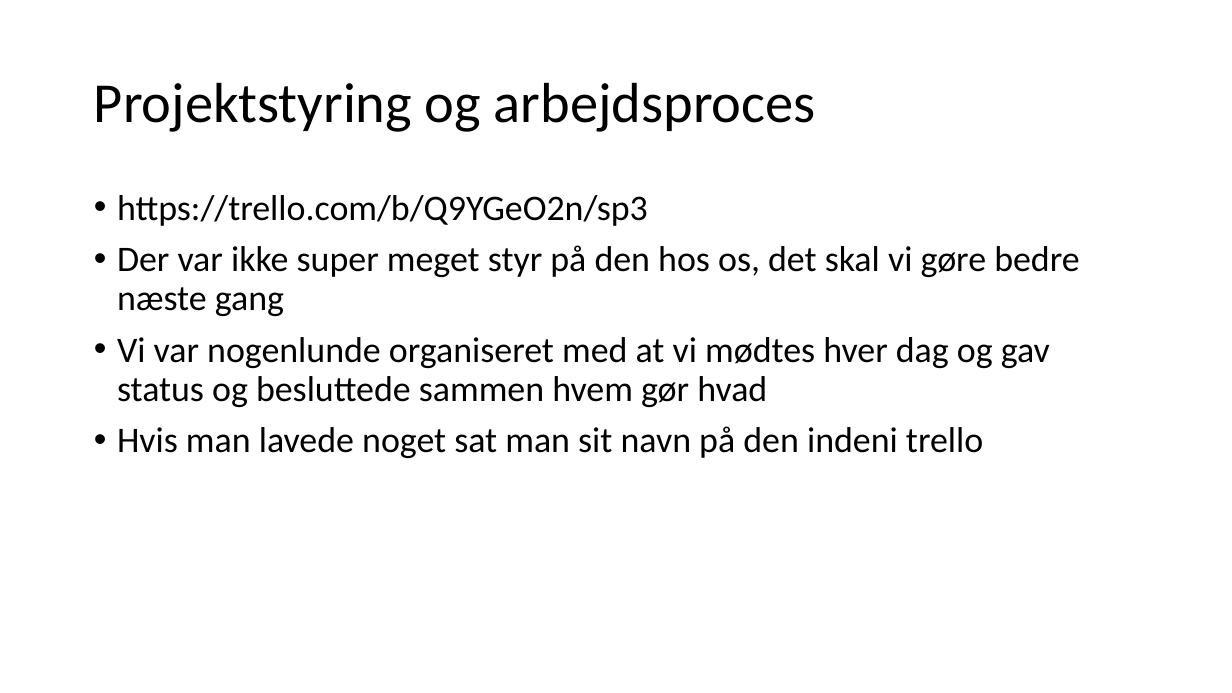
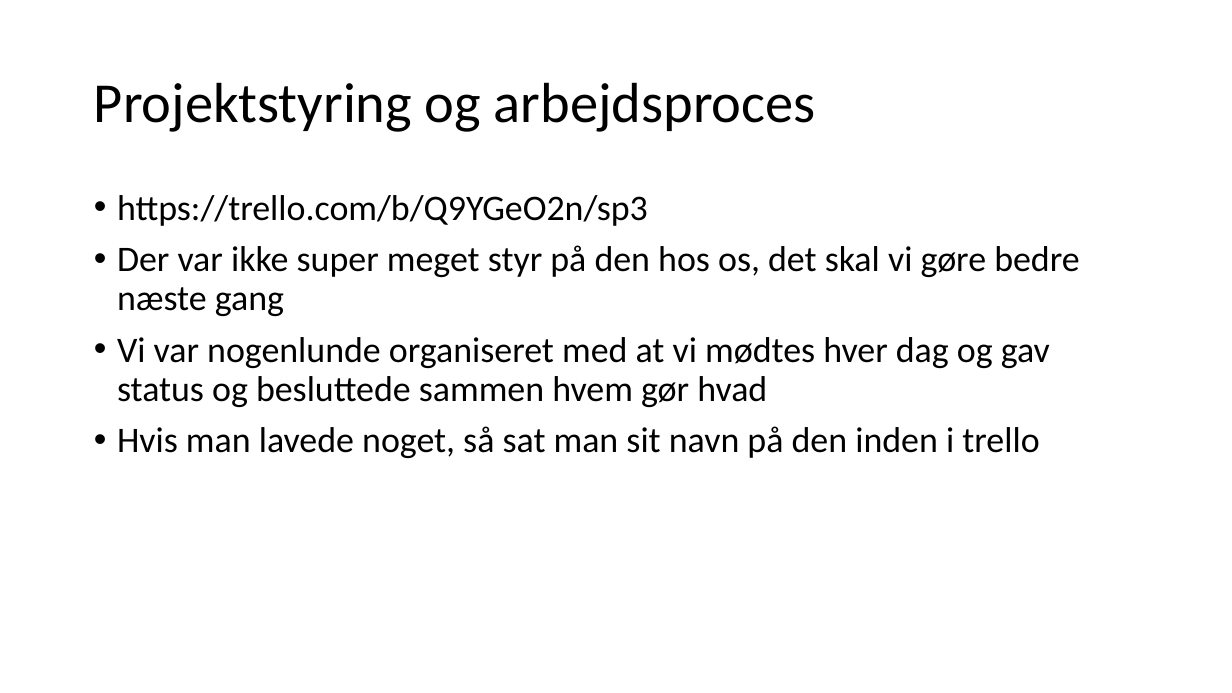
Before and after one commit to Inga-Helgadottir/AIR-SP3, a slide deck: slide 7 of Slides/SP3-pp.odp. Drawn at 1232x693 pixels with LibreOffice and Linux fonts; fonts in the diff are those of the drawing. Boxes give left, top, right and bottom in pixels: in the first picture for what was removed or moved away, otherwise in the second. Text is boxed around its words. In the diff, an @@ line names an element or a change of style, - is before the commit and + after.

```diff
--- a/Slides/SP3-pp.odp
+++ b/Slides/SP3-pp.odp
@@ text at (x1=117, y1=426, x2=1039, y2=458): text changed @@
-• Hvis man lavede noget sat man sit navn på den indeni trello
+• Hvis man lavede noget, så sat man sit navn på den inden i trello
```
Also in this commit, not shown: 1 other slide changed, 1 other file.
